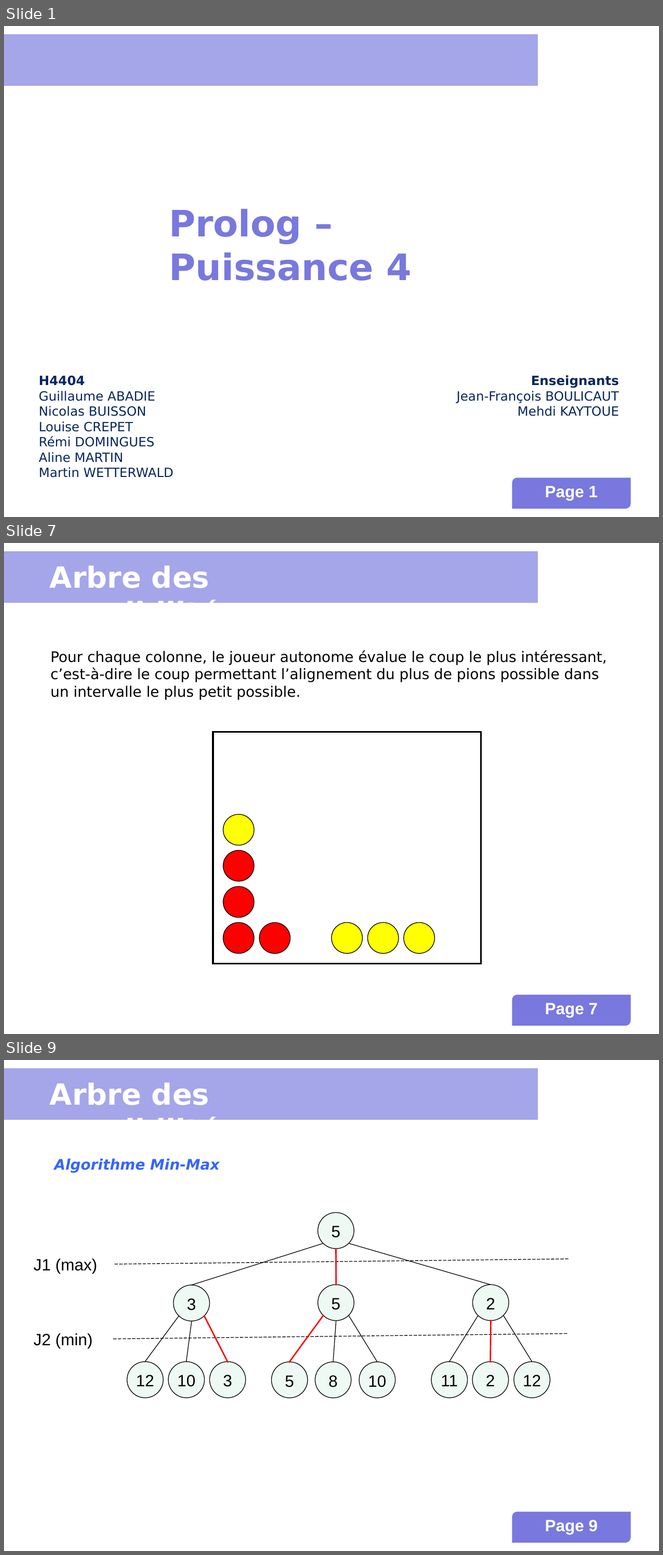
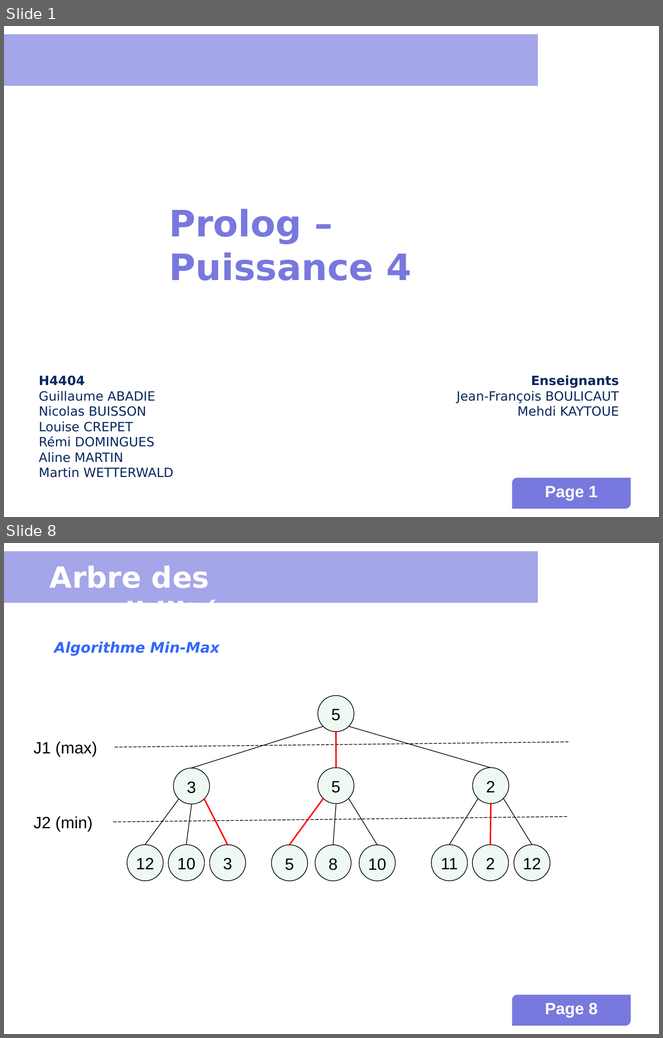
Before and after one commit to INSA-4IF-H4404-2013-2014/Connect-Four, a slide deck: presentation.ppt. Shown one above the other, each under a label of ours: slides 1, 7 and 9 before the commit, slides 1 and 8 after it; the slides between them are not shown. The pictures are 663x1555 and 663x1038 pixels, drawn with LibreOffice and Linux fonts; fonts in the diff are those of the drawing; background and template pictures are left out. Boxes give left, top, right and bottom in pixels: in the first picture for what was removed or moved away, otherwise in the second. Text is boxed around its words. In the diff, an @@ line names an element or a change of style, - is before the commit and + after.

```diff
--- a/presentation.ppt
+++ b/presentation.ppt
@@ slide 7 removed at [4, 543, 659, 1034], background #FFFFFF; not listed: 3 template elements that a slide beside it also shows @@
@@ text removed at [50, 565, 237, 603] @@
-Arbre des possibilités
@@ text removed at [50, 650, 607, 700] @@
-Pour chaque colonne, le joueur autonome évalue le coup le plus intéressant, c’est-à-dire le coup permettant l’alignement du plus de pions possible dans un intervalle le plus petit possible.
@@ rectangle removed at [213, 732, 481, 964] @@
@@ ellipse removed at [223, 814, 254, 845] @@
@@ ellipse removed at [223, 850, 254, 881] @@
@@ ellipse removed at [223, 887, 254, 918] @@
@@ ellipse removed at [223, 923, 254, 954] @@
@@ ellipse removed at [259, 923, 291, 954] @@
@@ ellipse removed at [332, 923, 362, 954] @@
@@ ellipse removed at [367, 923, 399, 954] @@
@@ ellipse removed at [404, 923, 435, 954] @@
@@ what was slide 9 is now slide 8 @@
@@ page number at [545, 1003, 598, 1018]: text changed @@
-Page 9
+Page 8
```
Also in this commit, not shown: 9 slides changed, 2 slides added, 3 other slides removed.
